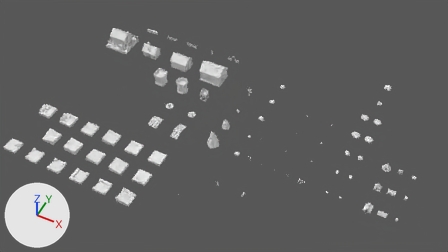
The Blender file resources/Blendfiles/Blender-Overview.blend: old version first, new version second.
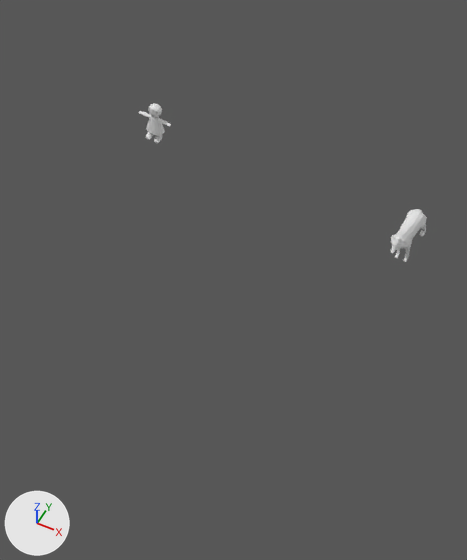
The first picture shows the older version from the file's camera 'Camera-2_Static'. The close-ups show both versions on the part from 45% to 56% of the width and 68% to 90% of the height of that picture; other places that the commit changed are outside them. The lights are fixed; the arrows at lower left show +X, +Y and +Z.

Names of what the first close-up shows: 'LITTLE-RED-RIDING-HOOD', 'Studio', 'WOLF'.
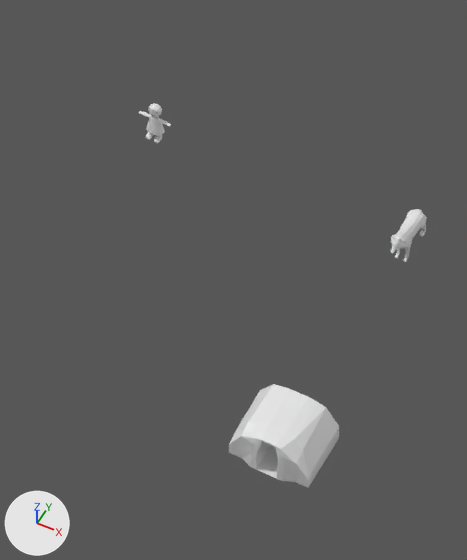
Patch to the scene script:
```diff
--- a/resources/Blendfiles/Blender-Overview.blend.py
+++ b/resources/Blendfiles/Blender-Overview.blend.py
@@ me_spawn_wolf @@
+me_spawn_wolf.from_pydata(...)  # 70 vertices, 64 faces; spans x -0.301..0.301, y -0.135..0.35, z 0.0..0.329
+me_spawn_wolf.materials.append(mat_colorpalette_008)  # its picture is missing
@@ col_spawn @@
+col_spawn = bpy.data.collections.new('SPAWN')
+col_spawn.objects.link(ob_spawn_wolf)
@@ ob_spawn @@
+ob_spawn = bpy.data.objects.new('SPAWN', None)
+ob_spawn.location = (5.5, -3.5, 0.0)
+ob_spawn.instance_type = 'COLLECTION'
+ob_spawn.instance_collection = col_spawn
@@ ob_spawn_wolf @@
+ob_spawn_wolf = bpy.data.objects.new('Spawn_Wolf', me_spawn_wolf)
+ob_spawn_wolf.location = (0.0, 0.0, 0.0)
```

Pixel boxes (x1, y1, x2, y2) of what changed, in the close-ups (467 x 560 px):
'SPAWN', added: after (229, 384, 339, 488)
